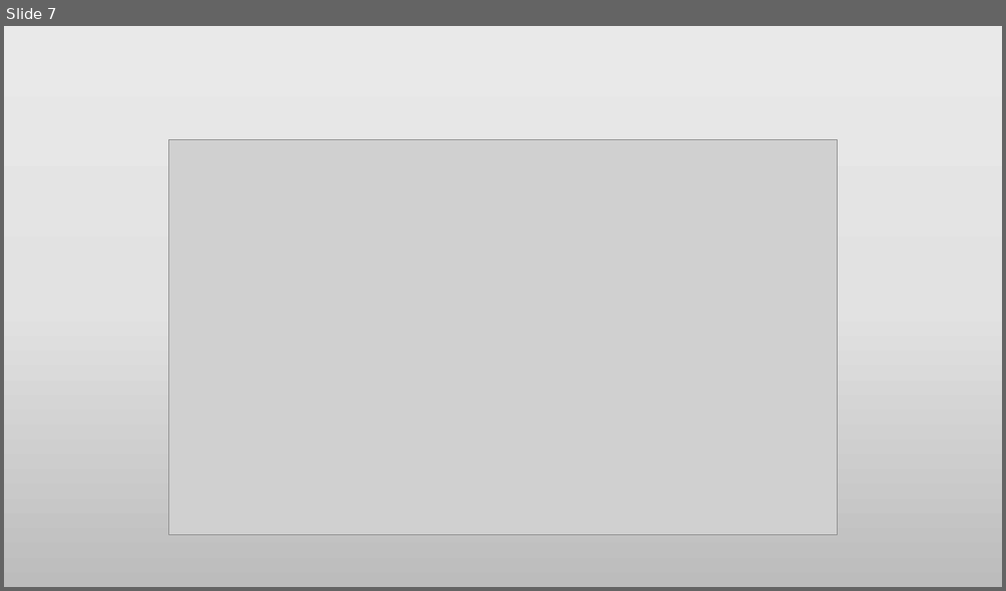
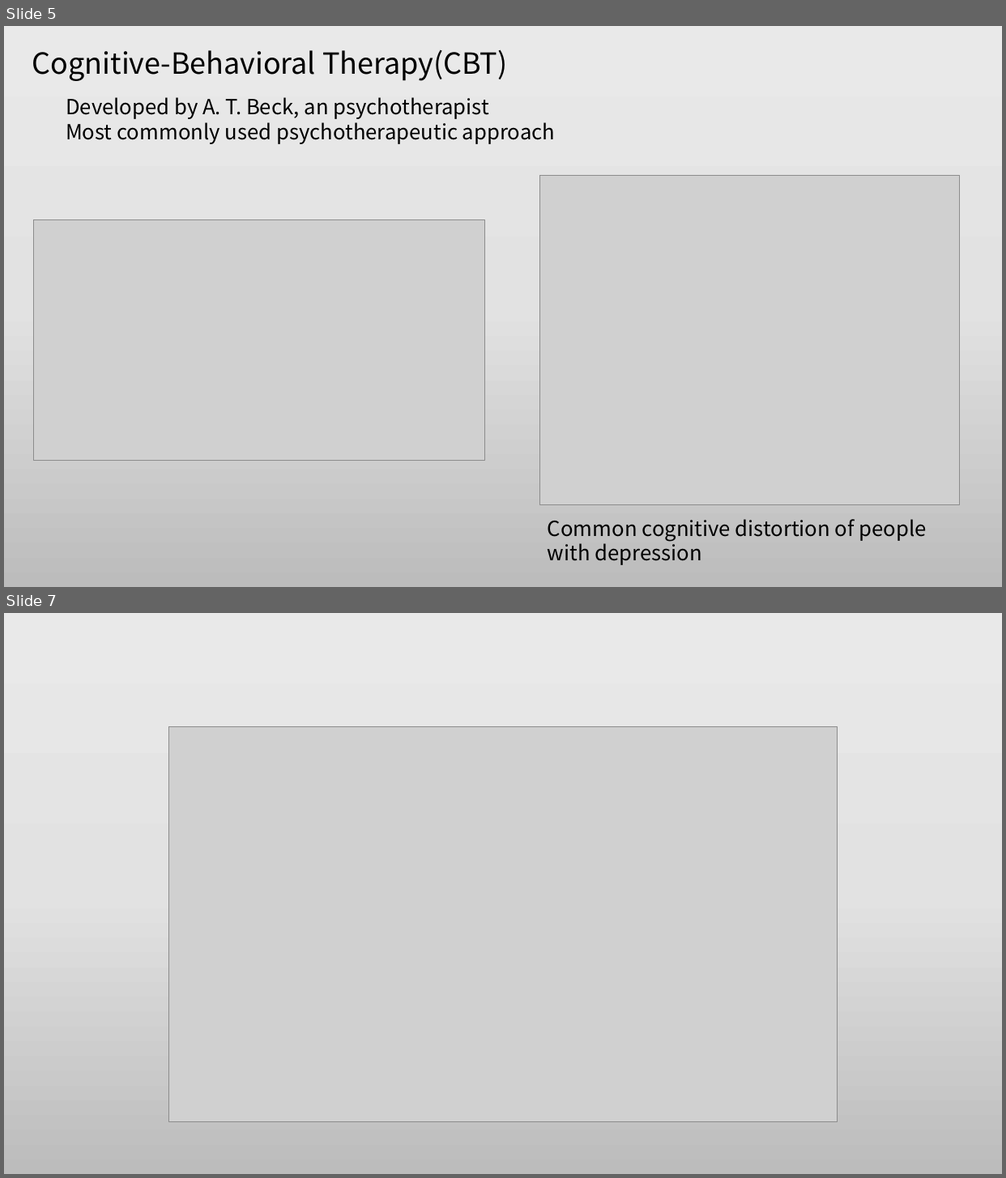
Before and after one commit to HJSUNG/capstone-design_2019, a slide deck: Documents/캡스톤_6조_1주차.pptx. Shown one above the other, each under a label of ours: slide 7 before the commit, slides 5 and 7 after it; the slides between them are not shown. The pictures are 1006x591 and 1006x1178 pixels, drawn with LibreOffice and Linux fonts; fonts in the diff are those of the drawing; grey boxes stand for pictures. Boxes give left, top, right and bottom in pixels: in the first picture for what was removed or moved away, otherwise in the second. Text is boxed around its words. In the diff, an @@ line names an element or a change of style, - is before the commit and + after.

```diff
--- a/Documents/캡스톤_6조_1주차.pptx
+++ b/Documents/캡스톤_6조_1주차.pptx
@@ slide 5 added at bbox=[4, 26, 1002, 587], background gradient #EBEAEA to #E4E3E3 to #BDBCBC @@
@@ text added at bbox=[32, 49, 507, 81], 28 pt, text #000000 @@
+Cognitive-Behavioral Therapy(CBT)
@@ text added at bbox=[66, 97, 555, 144], 20 pt, text #000000 @@
+Developed by A. T. Beck, an psychotherapist
+Most commonly used psychotherapeutic approach
@@ picture added at bbox=[540, 176, 959, 506] @@
@@ picture added at bbox=[33, 220, 484, 460] @@
@@ text added at bbox=[548, 519, 927, 565], 20 pt, text #000000 @@
+Common cognitive distortion of people with depression
```
Also in this commit, not shown: 4 slides changed, 3 other slides added, 4 slides removed.
